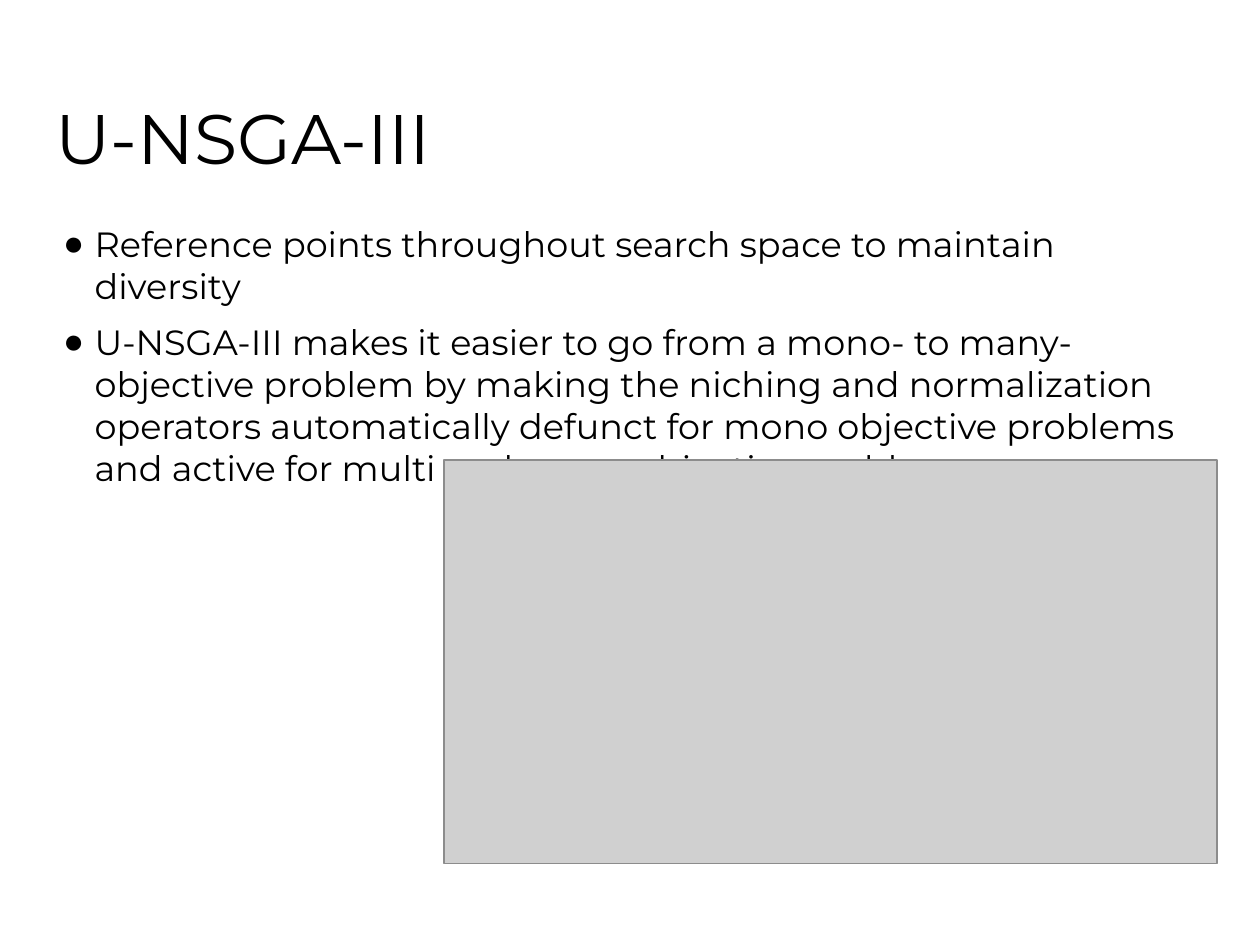
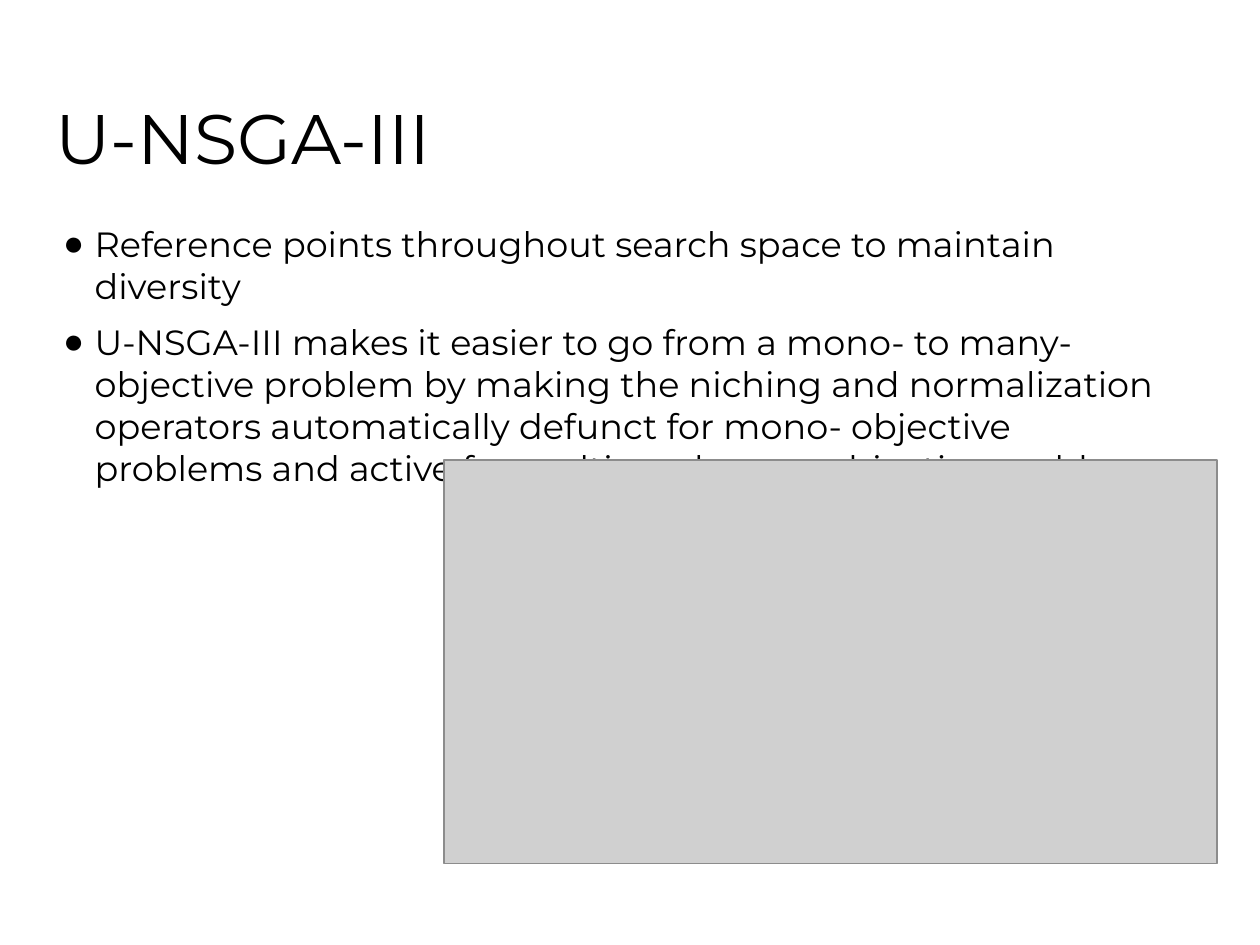
Before and after one commit to fhh23/Evolving-Stock-Market-Indicators-Using-Multi-Objective-Genetic-Algorithms, a slide deck: slide 7 of CSE848_Hormasji_Reiff_ProjectPresentation.pptx. Drawn at 1260x945 pixels with LibreOffice and Linux fonts; fonts in the diff are those of the drawing; grey boxes stand for pictures; background and template pictures are left out. Boxes give left, top, right and bottom in pixels: in the first picture for what was removed or moved away, otherwise in the second. Text is boxed around its words. In the diff, an @@ line names an element or a change of style, - is before the commit and + after.

```diff
--- a/CSE848_Hormasji_Reiff_ProjectPresentation.pptx
+++ b/CSE848_Hormasji_Reiff_ProjectPresentation.pptx
@@ text at <box>95,329,1163,490</box>: text changed @@
-● U-NSGA-III makes it easier to go from a mono- to many-objective problem by making the niching and normalization operators automatically defunct for mono objective problems and active for multi and many-objective problems
+● U-NSGA-III makes it easier to go from a mono- to many-objective problem by making the niching and normalization operators automatically defunct for mono- objective problems and active for multi- and many-objective problems
```
Also in this commit, not shown: 10 other slides changed, 3 slides added, 1 slide removed, 3 other files.
